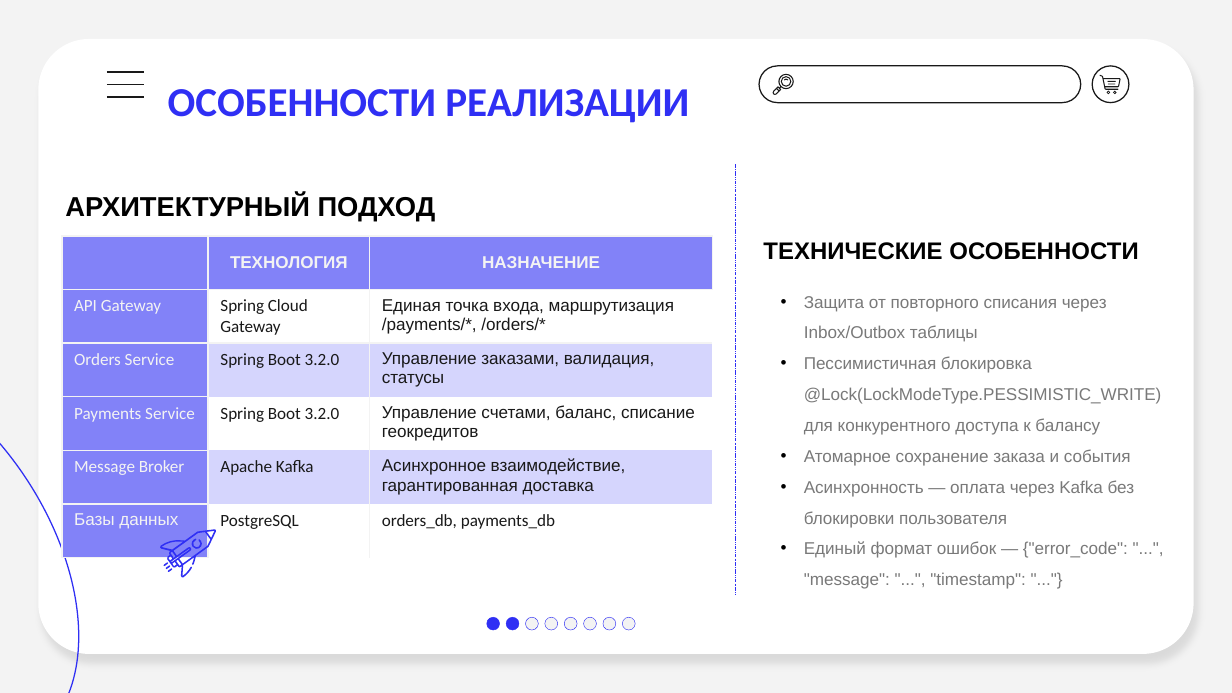
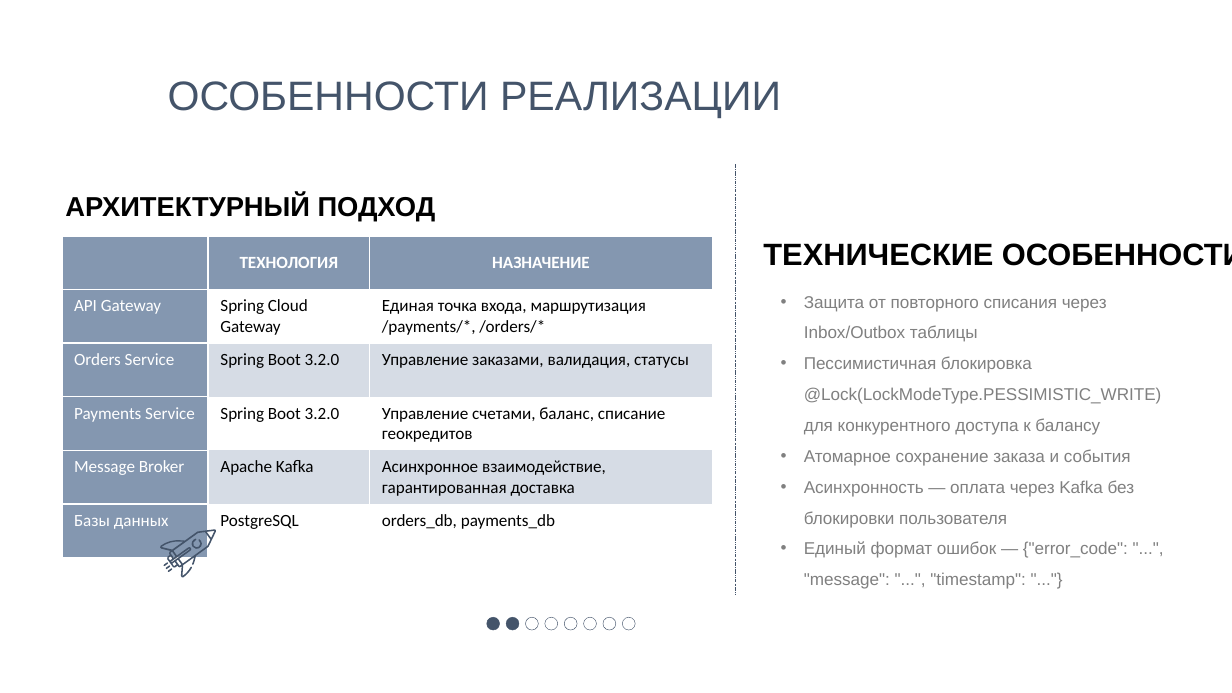
Before and after one commit to Kulikova-A18/Industrial_software_development_akulikova_final_project, a slide deck: slide 4 of Итоговая_работа_КуликоваАВ.pptx. Drawn at 1232x693 pixels with LibreOffice and Linux fonts; fonts in the diff are those of the drawing. Boxes give left, top, right and bottom in pixels: in the first picture for what was removed or moved away, otherwise in the second. Text is boxed around its words. In the diff, an @@ line names an element or a change of style, - is before the commit and + after.

```diff
--- a/Итоговая_работа_КуликоваАВ.pptx
+++ b/Итоговая_работа_КуликоваАВ.pptx
@@ background #F3F3F3 to #FFFFFF @@
@@ rounded rectangle removed at (x1=38, y1=39, x2=1194, y2=654) @@
@@ title "ОСОБЕННОСТИ РЕАЛИЗАЦИИ" at (x1=168, y1=81, x2=781, y2=118): font Calibri to Arial, text colour #2F2FF4 to #44546A, bold off; line spacing 1 to 0.9 @@
@@ group removed at (x1=107, y1=65, x2=1130, y2=102): 8 freeform shapes, 3 lines, 1 rounded rectangle, 1 ellipse @@
@@ line (736, 164) - (736, 594): stroke #2F2FF4 0.25 pt dashed to #44546A 0.25 pt dashed @@
@@ table at (x1=62, y1=237, x2=712, y2=558) @@
@@ fill #8282F8 to #8497B0 in 8 cells @@
@@ fill #D5D5FD to #D6DCE5 in 4 cells @@
@@ font Arial to Calibri in "ТЕХНОЛОГИЯ", "НАЗНАЧЕНИЕ", "Единая точка входа, маршрутизация /payments/*, /orders/*", "Управление заказами, валидация, статусы" and 3 more places @@
@@ text colour #F3F3F3 to #FFFFFF in "ТЕХНОЛОГИЯ", "НАЗНАЧЕНИЕ", "API Gateway", "Orders Service" and 3 more places @@
@@ text colour #191919 to #000000 in "Spring Cloud Gateway", "Единая точка входа, маршрутизация /payments/*, /orders/*", "Spring Boot 3.2.0", "Управление заказами, валидация, статусы" and 6 more places @@
@@ borders changed @@
@@ text "ТЕХНИЧЕСКИЕ ОСОБЕННОСТИ" at (x1=763, y1=243, x2=1232, y2=266): size 14 to 18 pt @@
@@ ellipse removed at (x1=0, y1=285, x2=151, y2=693) @@
@@ text "Защита от повторного списания через ..." at (x1=804, y1=296, x2=1162, y2=589): text colour #7A7A7A to #808080 @@
@@ fill #2F2FF4 to #44546A in 5 elements at (x1=164, y1=561, x2=169, y2=566), (x1=167, y1=568, x2=172, y2=572), (x1=166, y1=565, x2=170, y2=569), (x1=155, y1=521, x2=216, y2=582), (x1=190, y1=537, x2=205, y2=549) @@
@@ ellipse at (x1=487, y1=617, x2=499, y2=630): fill #2F2FF4 to #44546A; outline #2F2FF4 0.25 pt to #44546A 0.25 pt @@
@@ ellipse at (x1=506, y1=617, x2=519, y2=630): fill #2F2FF4 to #44546A; outline #2F2FF4 0.25 pt to #44546A 0.25 pt @@
@@ fill #F3F3F3 to #FFFFFF; outline #2F2FF4 0.25 pt to #44546A 0.25 pt in 6 elements at (x1=526, y1=617, x2=538, y2=630), (x1=545, y1=617, x2=557, y2=630), (x1=564, y1=617, x2=577, y2=630), (x1=584, y1=617, x2=596, y2=630), (x1=602, y1=617, x2=615, y2=630), (x1=622, y1=617, x2=634, y2=630) @@
```
Also in this commit, not shown: 12 other slides changed, 1 other file.
